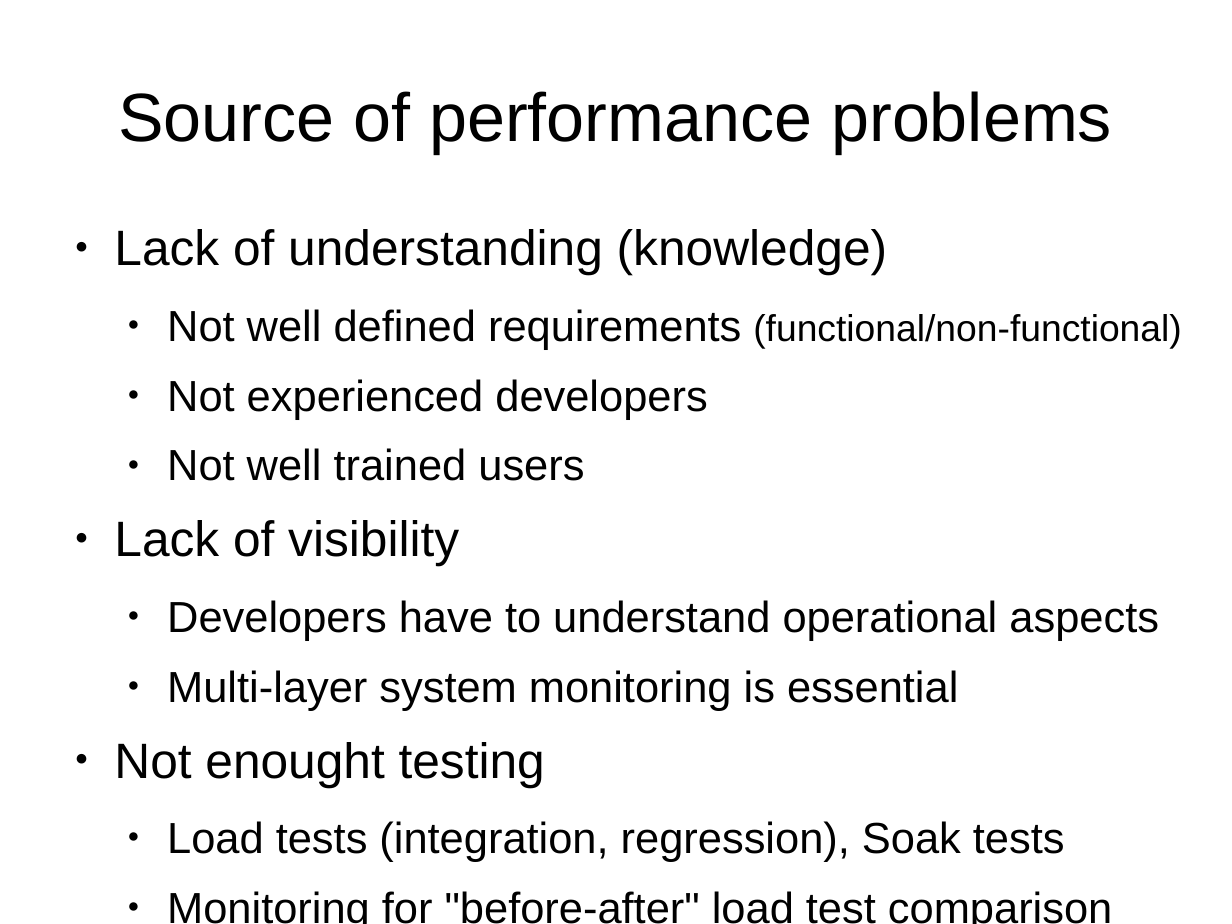
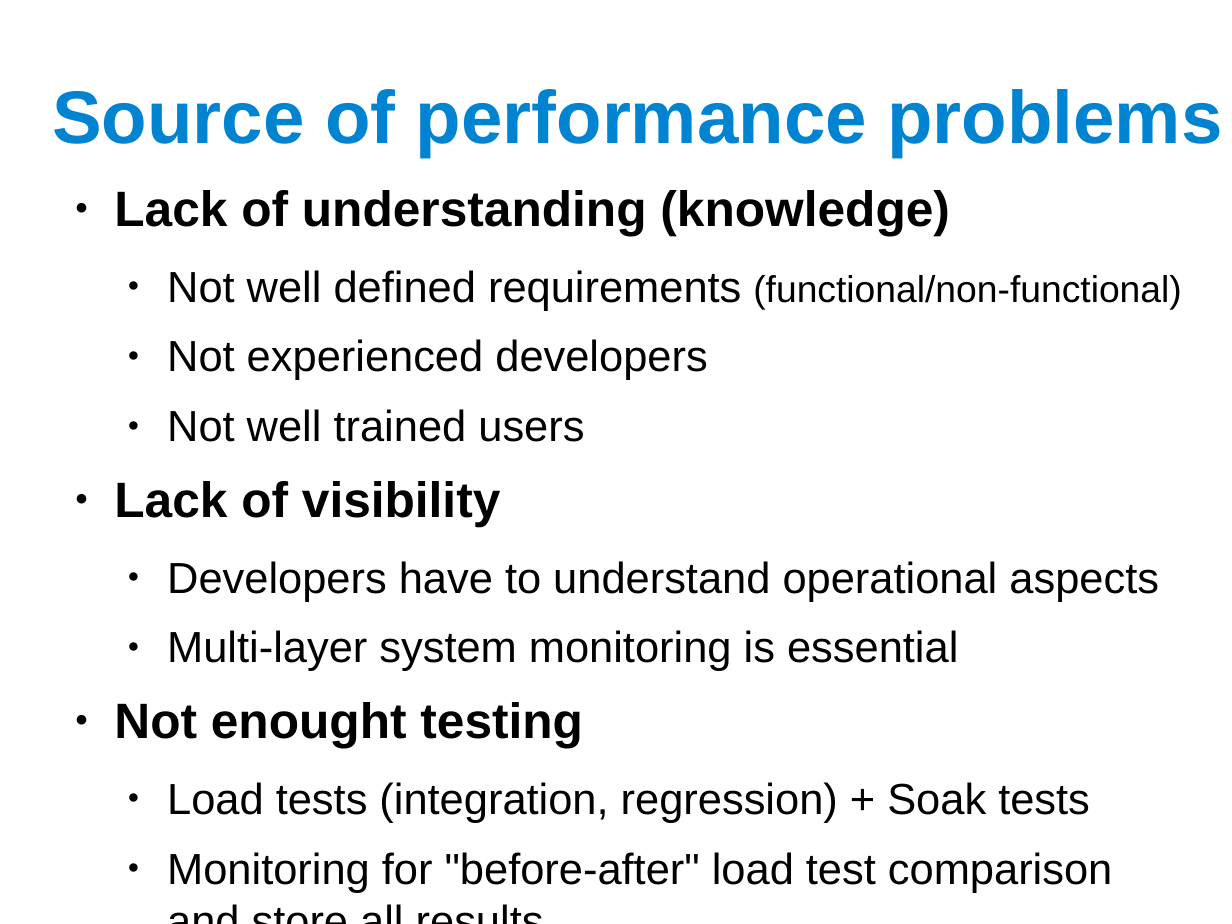
Before and after one commit to potatofantasy/allmon, a slide deck: slide 3 of wiki/allmon-introduction-v0.1.0.odp. Drawn at 1232x924 pixels with LibreOffice and Linux fonts; fonts in the diff are those of the drawing. Boxes give left, top, right and bottom in pixels: in the first picture for what was removed or moved away, otherwise in the second. Text is boxed around its words. In the diff, an @@ line names an element or a change of style, - is before the commit and + after.

```diff
--- a/wiki/allmon-introduction-v0.1.0.odp
+++ b/wiki/allmon-introduction-v0.1.0.odp
@@ title "Source of performance problems": place and size @@
-title "Source of performance problems" at [118, 91, 1112, 153]
+title "Source of performance problems" at [52, 89, 1223, 157]
@@ title "Source of performance problems" at [52, 89, 1223, 157]: size 44 to 48 pt, text colour #000000 to #0084D1, bold on @@
@@ text "Lack of understanding (knowledge)": place and size @@
-text "Lack of understanding (knowledge)" at [114, 229, 1182, 924]
+text "Lack of understanding (knowledge)" at [114, 190, 1182, 893]
@@ text at [114, 190, 950, 748]: bold on in "Lack of understanding (knowledge)", "Lack of visibility", "Not enought testing" @@
@@ text at [167, 782, 1112, 893]: text changed @@
-  ● Load tests (integration, regression), Soak tests
-  ● Monitoring for "before-after" load test comparison
+  ● Load tests (integration, regression) + Soak tests
+  ● Monitoring for "before-after" load test comparison and store all results
```
Also in this commit, not shown: 10 other slides changed, 2 other files.
